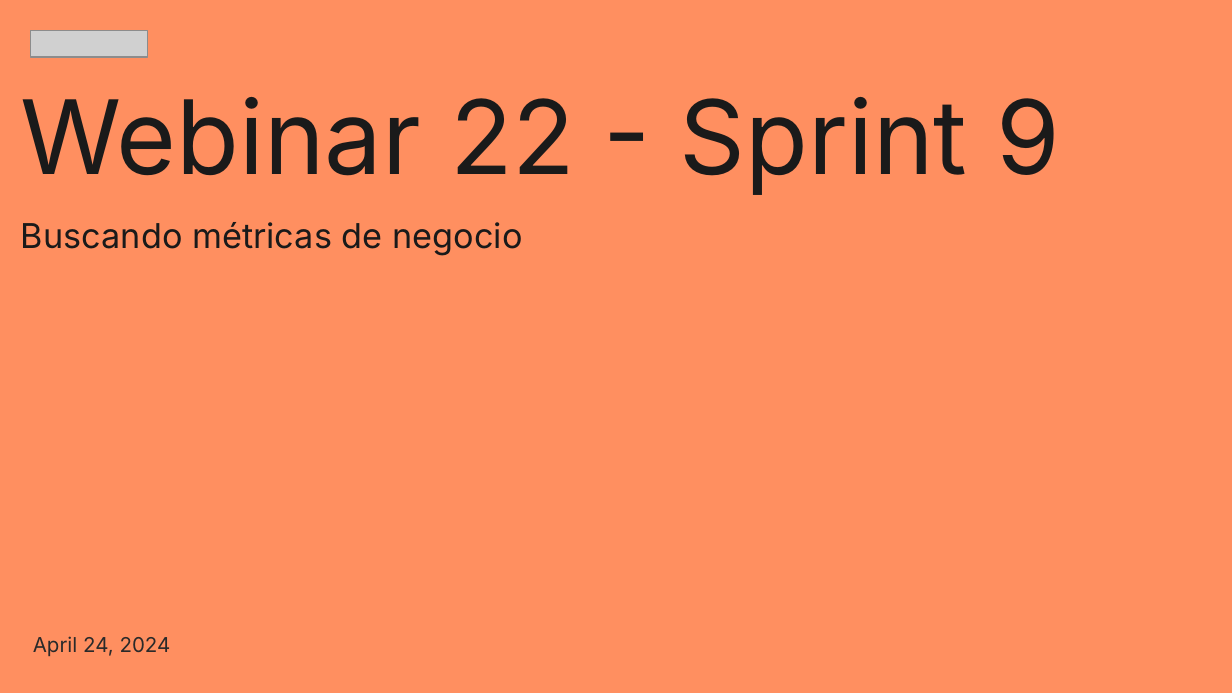
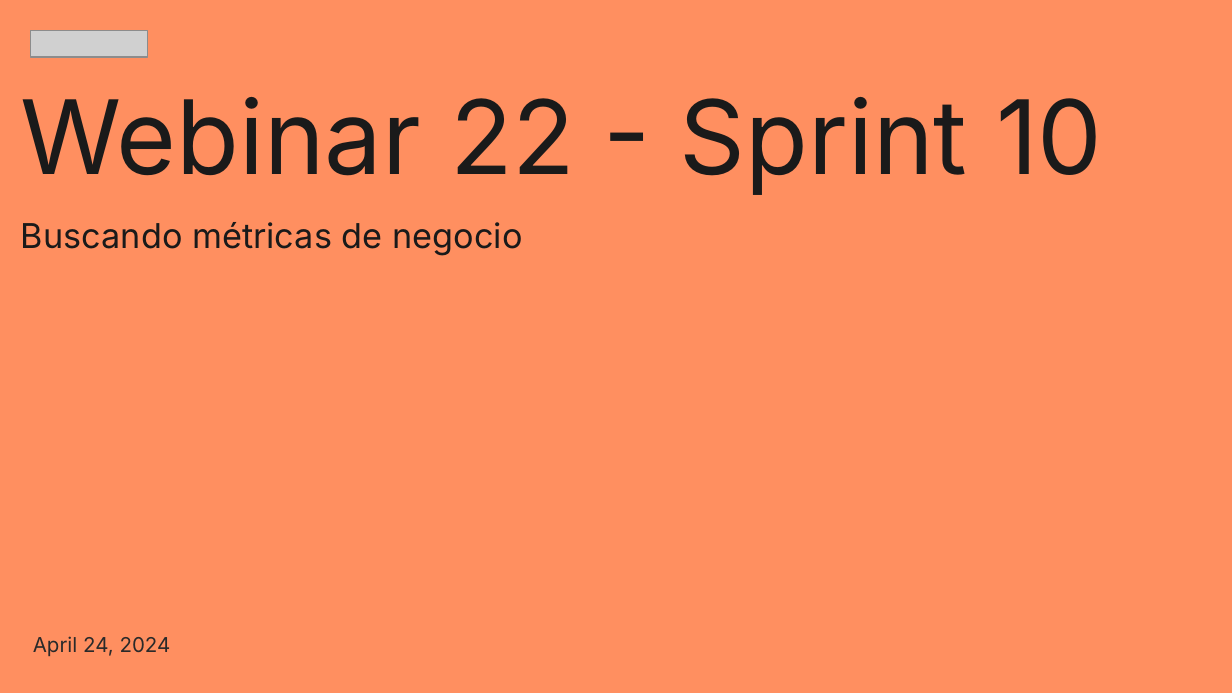
Before and after one commit to ljpiere/data_python_classes, a slide deck: slide 1 of DA/Webinar 22 - Sprint 10 - M1M2M3/Webinar_22.pptx. Drawn at 1232x693 pixels with LibreOffice and Linux fonts; fonts in the diff are those of the drawing; grey boxes stand for pictures. Boxes give left, top, right and bottom in pixels: in the first picture for what was removed or moved away, otherwise in the second. Text is boxed around its words. In the diff, an @@ line names an element or a change of style, - is before the commit and + after.

Commit message:
Sprint 10 updates

```diff
--- a/DA/Webinar 22 - Sprint 10 - M1M2M3/Webinar_22.pptx
+++ b/DA/Webinar 22 - Sprint 10 - M1M2M3/Webinar_22.pptx
@@ title at (21, 97, 1102, 195): text changed @@
-Webinar 22 - Sprint 9
+Webinar 22 - Sprint 10
```
Also in this commit, not shown: 7 other files.
